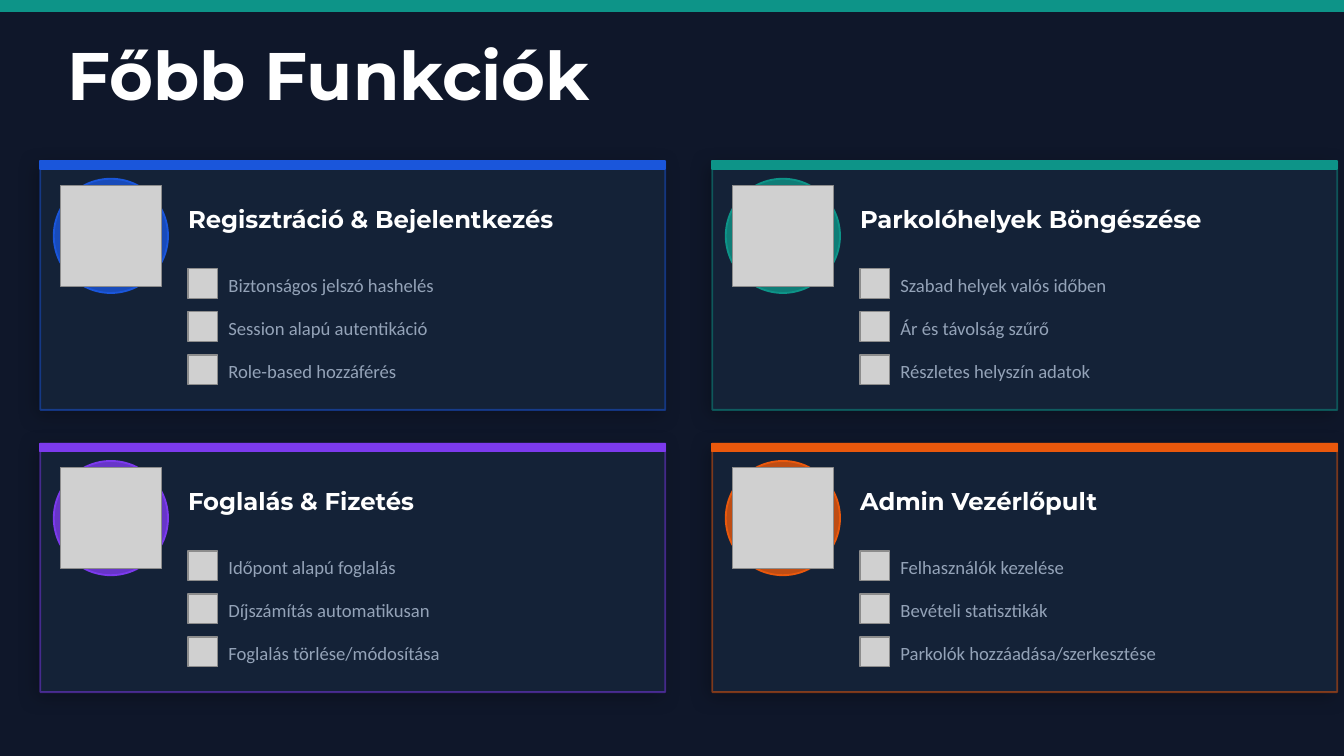
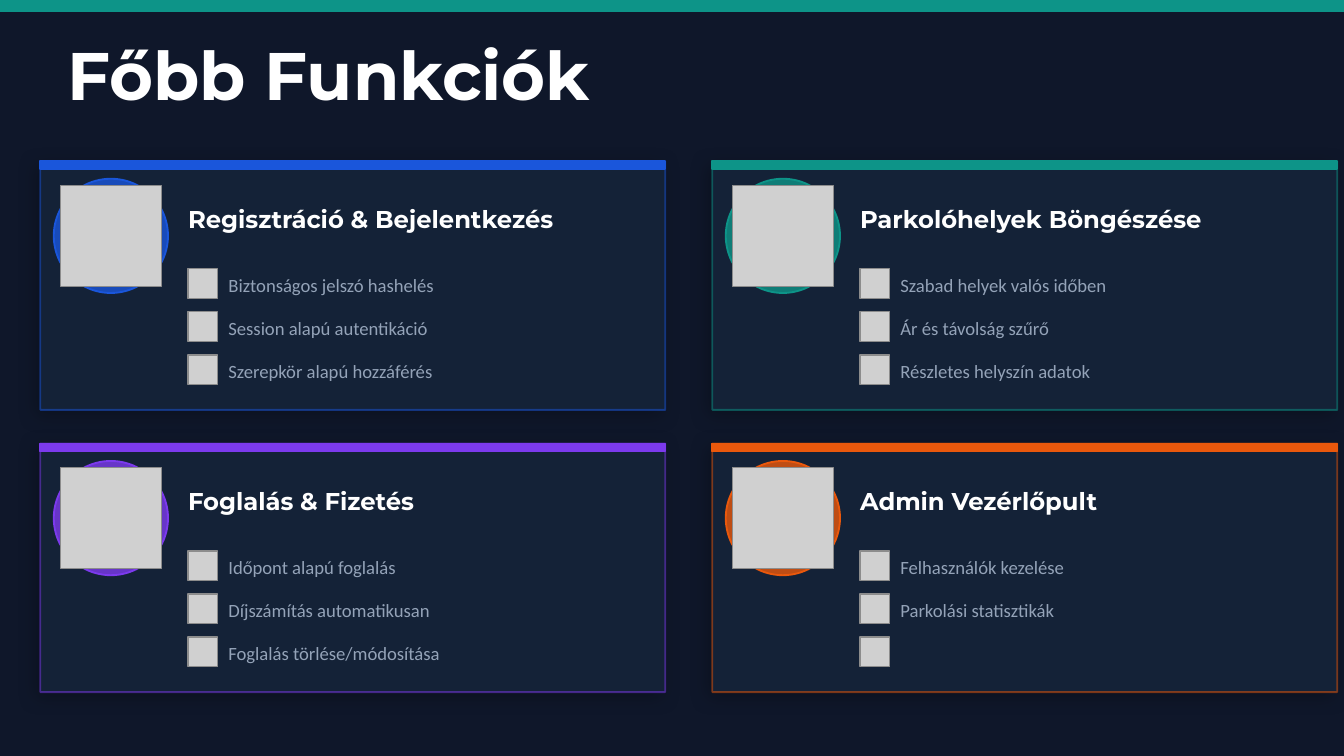
Before and after one commit to KMartin207/zaroVizsga, a slide deck: slide 5 of prezentacio/ProParking_Prezentacio.pptx (slide 4 before the commit). Drawn at 1344x756 pixels with LibreOffice and Linux fonts; fonts in the diff are those of the drawing; grey boxes stand for pictures. Boxes give left, top, right and bottom in pixels: in the first picture for what was removed or moved away, otherwise in the second. Text is boxed around its words. In the diff, an @@ line names an element or a change of style, - is before the commit and + after.

```diff
--- a/prezentacio/ProParking_Prezentacio.pptx
+++ b/prezentacio/ProParking_Prezentacio.pptx
@@ text at [228,365,433,381]: text changed @@
-Role-based hozzáférés
+Szerepkör alapú hozzáférés
@@ text at [900,604,1055,617]: text changed @@
-Bevételi statisztikák
+Parkolási statisztikák
@@ text removed at [900,647,1155,661] @@
-Parkolók hozzáadása/szerkesztése
```
Also in this commit, not shown: 2 other slides changed, 1 slide added.
